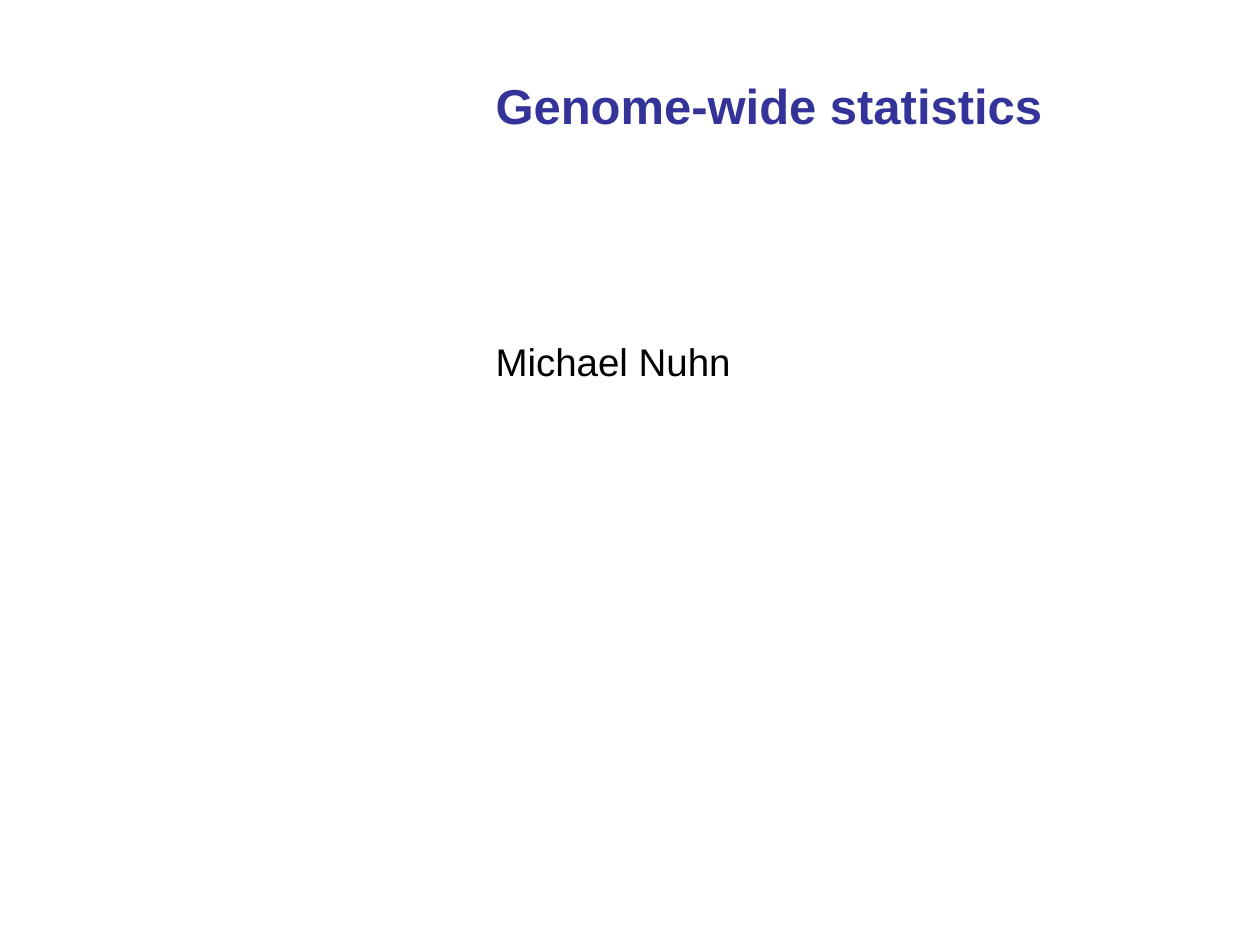
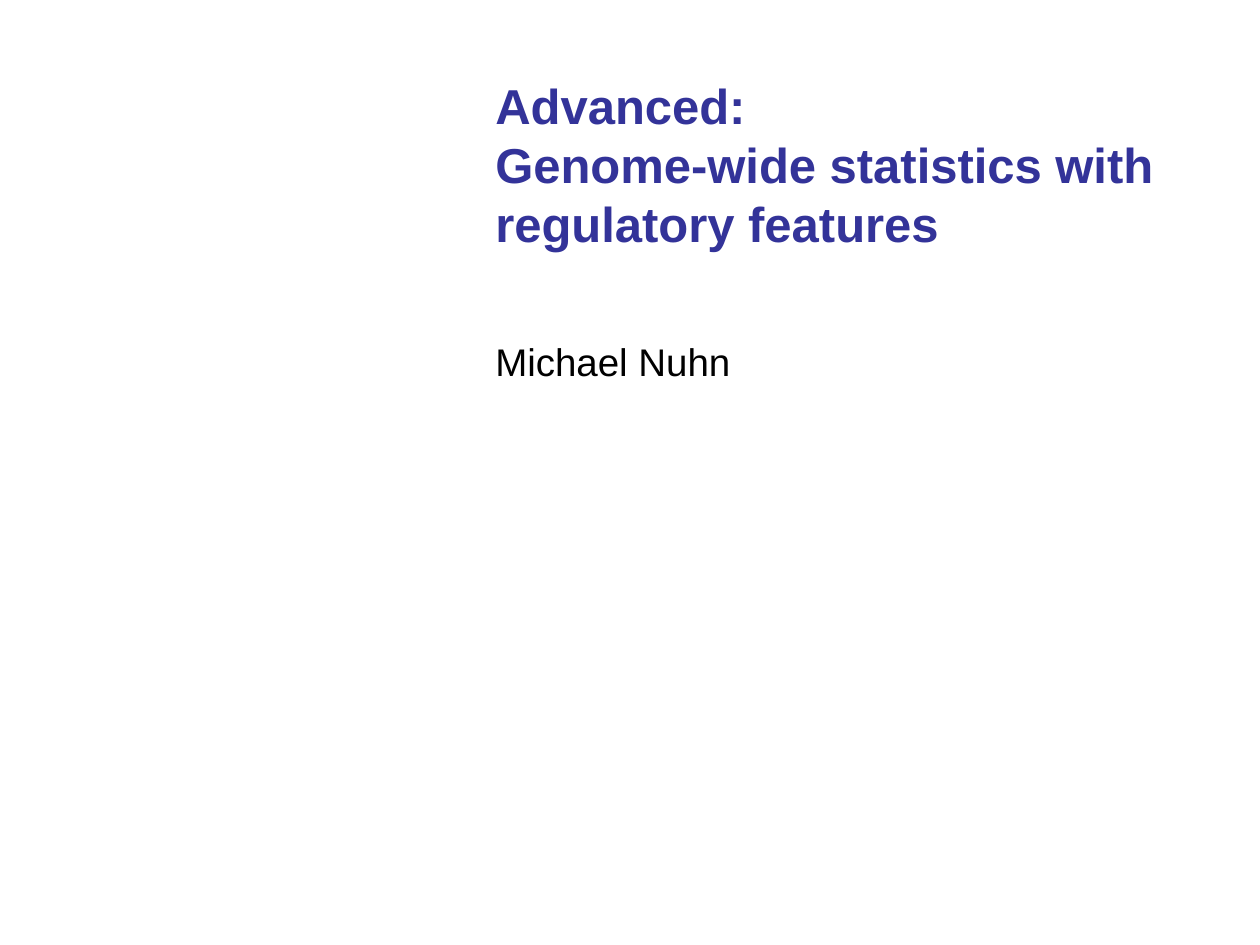
Before and after one commit to Ensembl/ensembl-presentation, a slide deck: slide 1 of API/Regulation/slides/wiggletools.pptx. Drawn at 1260x945 pixels with LibreOffice and Linux fonts; fonts in the diff are those of the drawing; background and template pictures are left out. Boxes give left, top, right and bottom in pixels: in the first picture for what was removed or moved away, otherwise in the second. Text is boxed around its words. In the diff, an @@ line names an element or a change of style, - is before the commit and + after.

```diff
--- a/API/Regulation/slides/wiggletools.pptx
+++ b/API/Regulation/slides/wiggletools.pptx
@@ text at box(495, 88, 1153, 252): text changed @@
-Genome-wide statistics
+Advanced:
+Genome-wide statistics with regulatory features
```
Also in this commit, not shown: 4 other slides changed, 4 other files.
